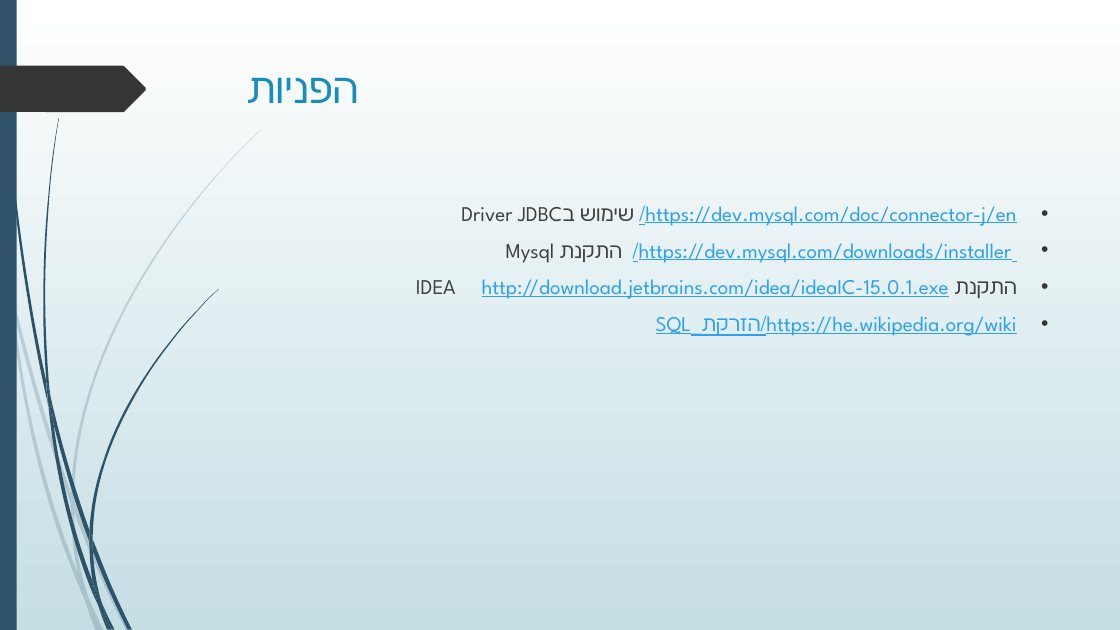
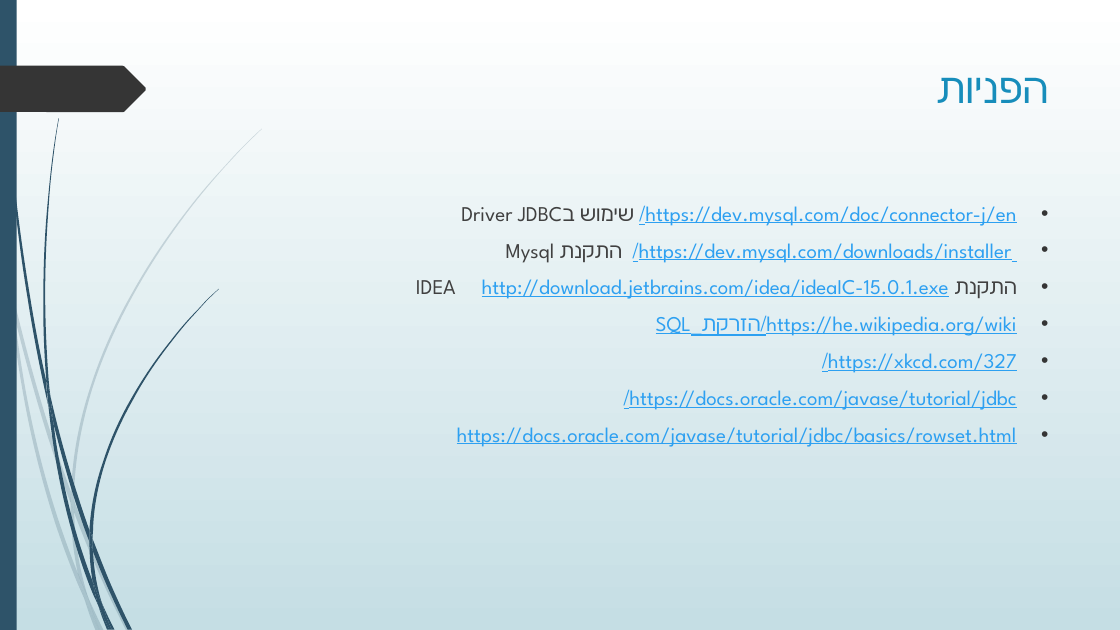
Before and after one commit to NahumLitvin/JDBCExample, a slide deck: slide 28 of JDBC.pptx (slide 15 before the commit). Drawn at 1120x630 pixels with LibreOffice and Linux fonts; fonts in the diff are those of the drawing. Boxes give left, top, right and bottom in pixels: in the first picture for what was removed or moved away, otherwise in the second. Text is boxed around its words. In the diff, an @@ line names an element or a change of style, - is before the commit and + after.

Commit message:
SpExample ScrollableAndUpdatable JdbcRowSet

```diff
--- a/JDBC.pptx
+++ b/JDBC.pptx
@@ title "הפניות" at (936, 77, 1048, 103): alignment left to right @@
@@ text at (457, 353, 1017, 447): paragraphs added @@
+• https://xkcd.com/327/
+• https://docs.oracle.com/javase/tutorial/jdbc/
+• https://docs.oracle.com/javase/tutorial/jdbc/basics/rowset.html
```
Also in this commit, not shown: 7 other slides changed, 14 slides added, 1 other file.
